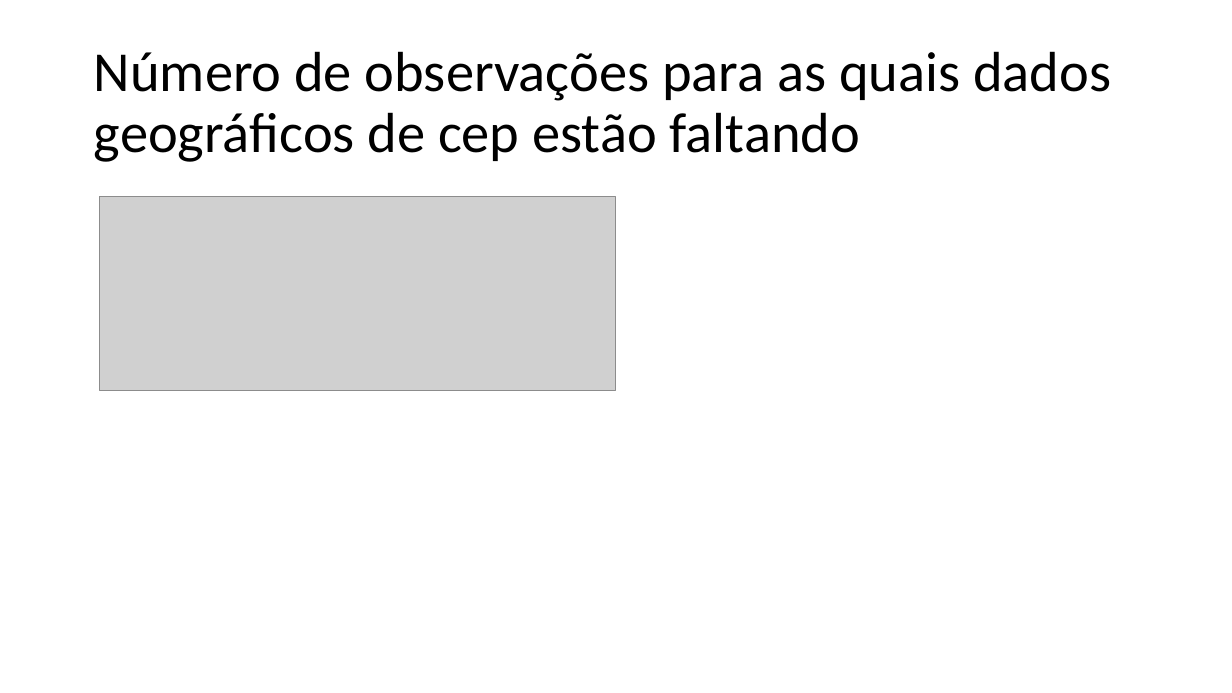
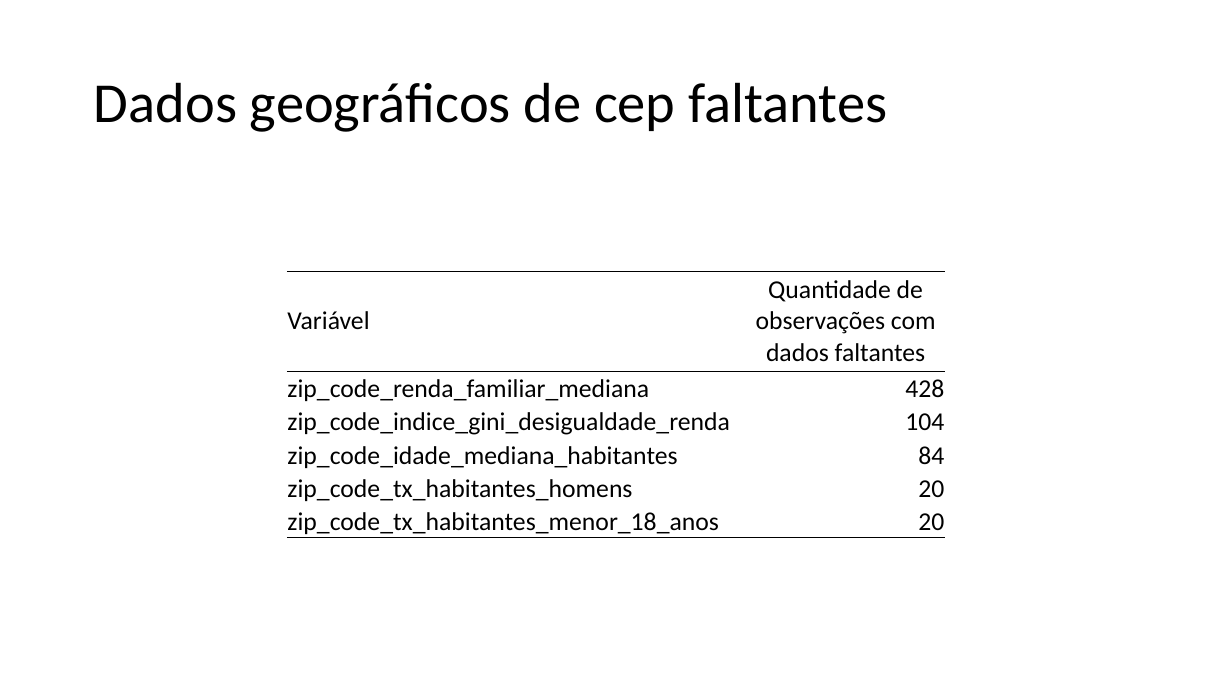
Before and after one commit to franzmonteiro/new_telco_churn, a slide deck: slide 10 of apresentacao.pptx. Drawn at 1232x693 pixels with LibreOffice and Linux fonts; fonts in the diff are those of the drawing; grey boxes stand for pictures; background and template pictures are left out. Boxes give left, top, right and bottom in pixels: in the first picture for what was removed or moved away, otherwise in the second. Text is boxed around its words. In the diff, an @@ line names an element or a change of style, - is before the commit and + after.

```diff
--- a/apresentacao.pptx
+++ b/apresentacao.pptx
@@ title at (94,82,887,132): text changed @@
-Número de observações para as quais dados geográficos de cep estão faltando
+Dados geográficos de cep faltantes
@@ picture removed at (100,197,616,390) @@
@@ table added at (287,271,945,538), 6 rows, 2 columns @@
+Variável | Quantidade de observações com dados faltantes
+zip_code_renda_familiar_mediana | 428
+zip_code_indice_gini_desigualdade_renda | 104
+zip_code_idade_mediana_habitantes | 84
+zip_code_tx_habitantes_homens | 20
+zip_code_tx_habitantes_menor_18_anos | 20
```
Also in this commit, not shown: 10 other slides changed, 3 slides added, 4 slides removed.
